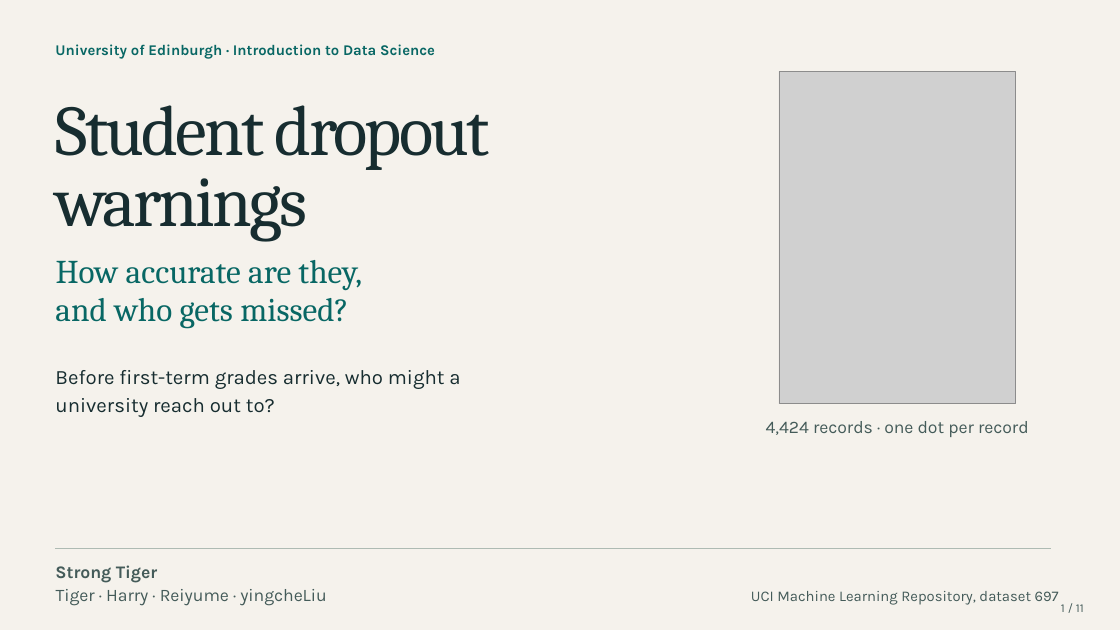
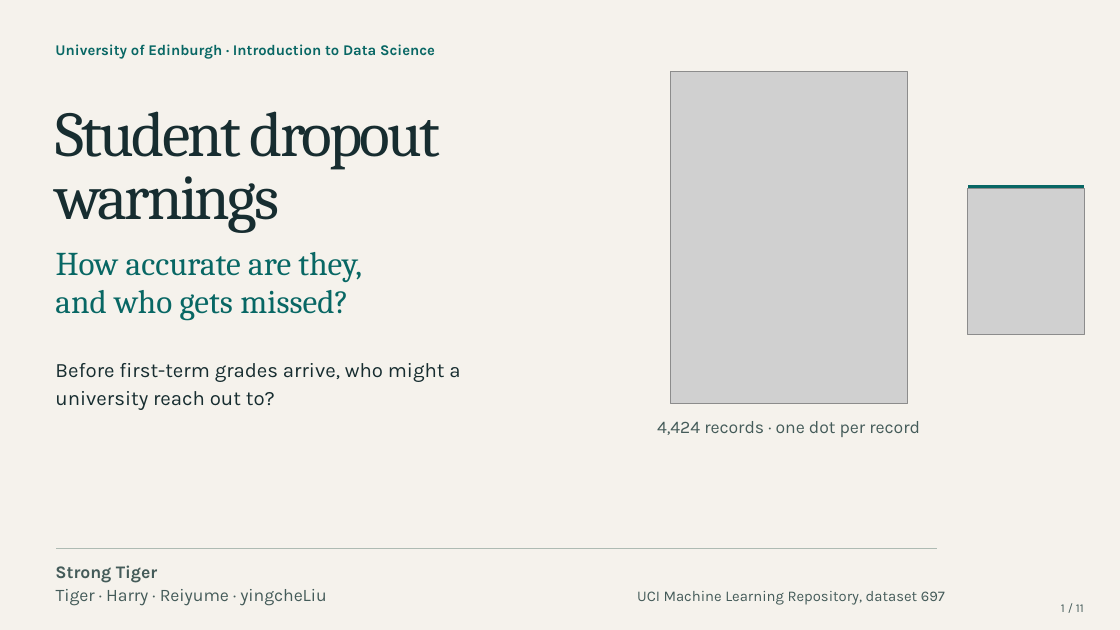
Before and after one commit to Tigershengsheng/ids-project, a slide deck: slide 1 of output/powerpoint/Student_Dropout_Presentation.pptx. Drawn at 1120x630 pixels with LibreOffice and Linux fonts; fonts in the diff are those of the drawing; grey boxes stand for pictures. Boxes give left, top, right and bottom in pixels: in the first picture for what was removed or moved away, otherwise in the second. Text is boxed around its words. In the diff, an @@ line names an element or a change of style, - is before the commit and + after.

Commit message:
Clarify dropout warning trade-offs and refresh presentation

```diff
--- a/output/powerpoint/Student_Dropout_Presentation.pptx
+++ b/output/powerpoint/Student_Dropout_Presentation.pptx
@@ picture: place and size @@
-picture at box(779, 71, 1016, 404)
+picture at box(671, 71, 908, 404)
@@ text "Student dropout" at box(56, 111, 441, 170): size 61.1 to 54.7 pt @@
@@ text "warnings" at box(56, 176, 280, 233): size 61.1 to 54.7 pt @@
@@ freeform shape added at box(968, 185, 1085, 188), fill #086764 @@
@@ picture added at box(968, 189, 1085, 334) @@
@@ 3 texts: place and size @@
-3 texts at box(55, 260, 362, 417)
+3 texts at box(55, 252, 362, 410)
@@ text "Before first-term grades arrive, who ...": place and size @@
-text "Before first-term grades arrive, who ..." at box(55, 370, 460, 389)
+text "Before first-term grades arrive, who ..." at box(55, 363, 460, 382)
@@ text "4,424 records · one dot ...": place and size @@
-text "4,424 records · one dot ..." at box(766, 421, 1029, 437)
+text "4,424 records · one dot ..." at box(657, 421, 920, 437)
@@ freeform shape: place and size @@
-freeform shape at box(55, 549, 1051, 549)
+freeform shape at box(55, 549, 938, 549)
@@ text "UCI Machine Learning Repository, dataset ...": place and size @@
-text "UCI Machine Learning Repository, dataset ..." at box(751, 591, 1059, 605)
+text "UCI Machine Learning Repository, dataset ..." at box(637, 591, 945, 605)
```
Also in this commit, not shown: 9 other slides changed, 1 slide added, 1 slide removed, 27 other files.
